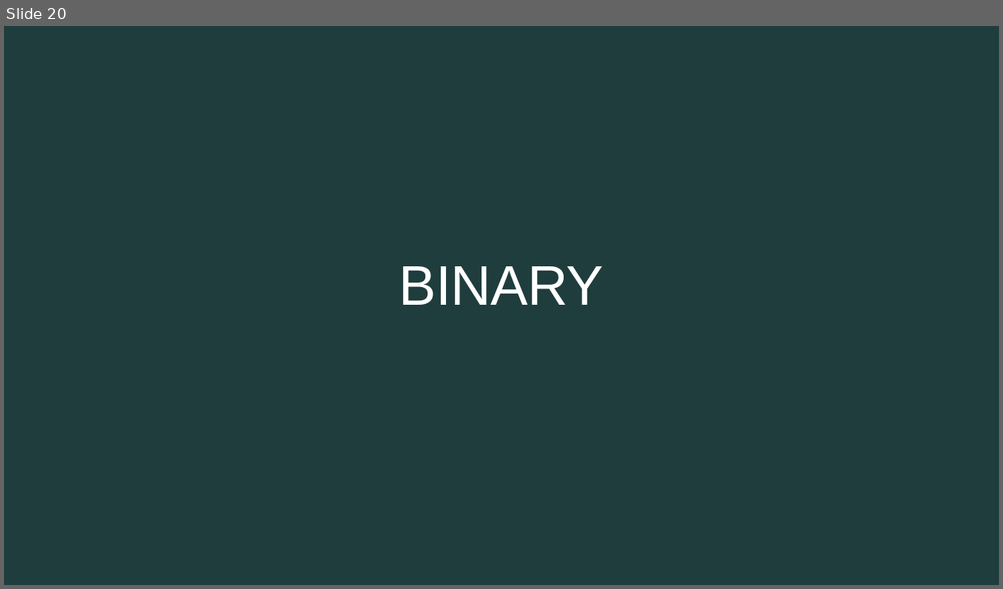
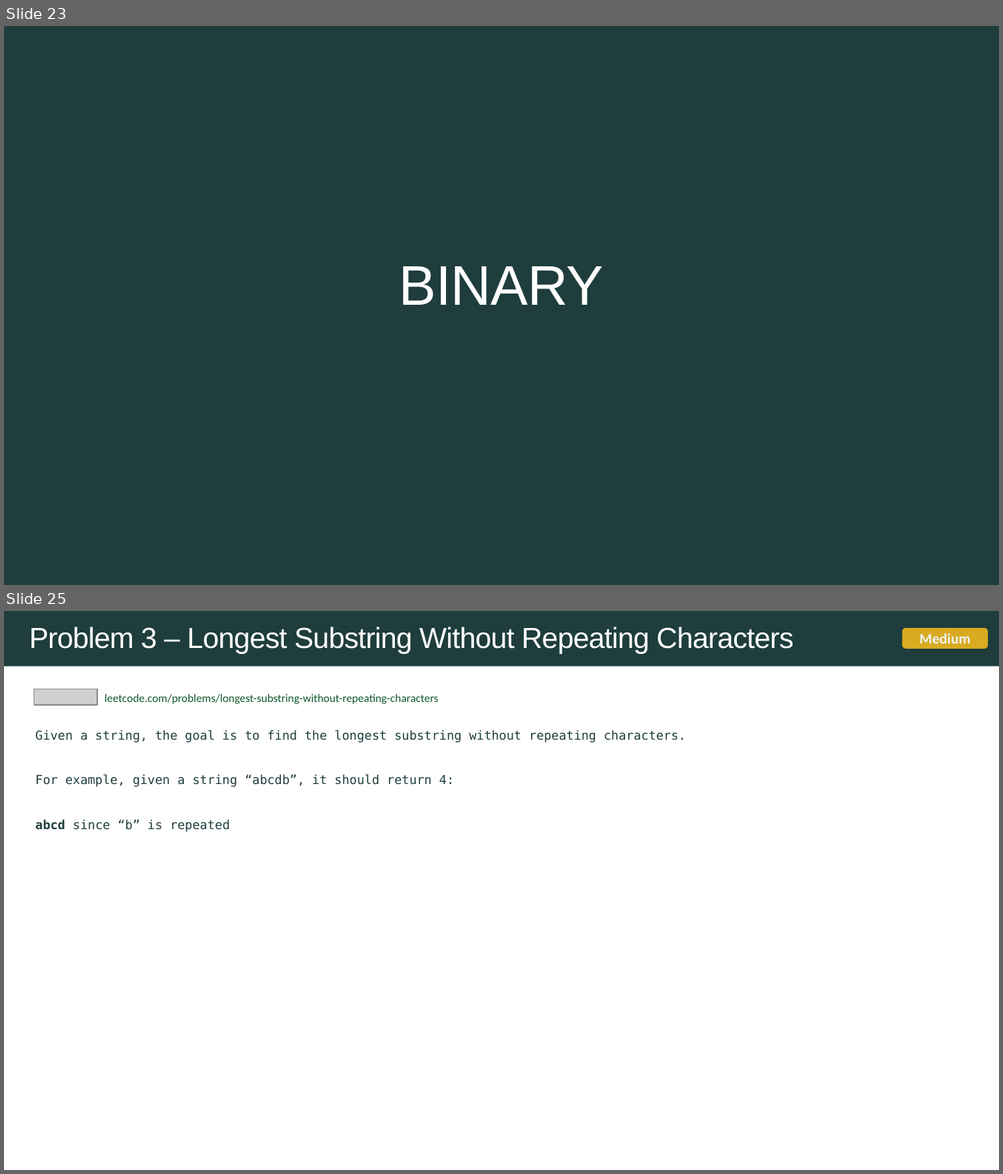
Before and after one commit to rfdavid/coding-interview-handbook-cpp, a slide deck: Algorithm and problem Solving Cheatsheet.pptm. Shown one above the other, each under a label of ours: slide 20 before the commit, slides 23 and 25 after it; the slides between them are not shown. The pictures are 1003x589 and 1003x1174 pixels, drawn with LibreOffice and Linux fonts; fonts in the diff are those of the drawing; grey boxes stand for pictures. Boxes give left, top, right and bottom in pixels: in the first picture for what was removed or moved away, otherwise in the second. Text is boxed around its words. In the diff, an @@ line names an element or a change of style, - is before the commit and + after.

```diff
--- a/Algorithm and problem Solving Cheatsheet.pptm
+++ b/Algorithm and problem Solving Cheatsheet.pptm
@@ slide 25 added at (4,611,999,1170), background #FFFFFF @@
@@ rectangle added at (4,611,999,667), fill #1F3D3D @@
@@ text added at (29,627,793,654), 28 pt, text #FFFFFF @@
+Problem 3 – Longest Substring Without Repeating Characters
@@ rounded rectangle added at (902,628,988,649), fill #E2B120 at 95% opacity, 14 pt, text #F0F3F3, bold @@
+Medium
@@ picture added at (34,689,97,705) @@
@@ text added at (105,694,438,704), 11 pt, text #0F5829 @@
+leetcode.com/problems/longest-substring-without-repeating-characters
@@ text added at (35,730,686,832), 12 pt, text #1F3D3D @@
+Given a string, the goal is to find the longest substring without repeating characters.
+For example, given a string “abcdb”, it should return 4:
+abcd since “b” is repeated
@@ what was slide 20 is now slide 23 @@
```
Also in this commit, not shown: 4 slides changed, 10 other slides added, 13 other files.
